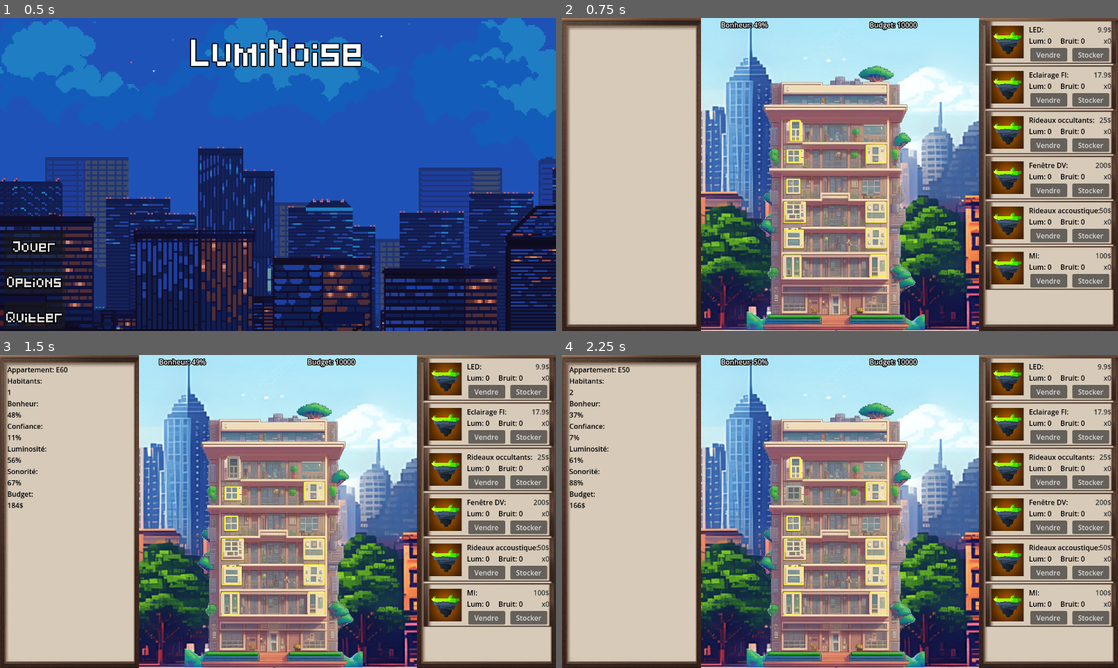
Above: before the commit, frames 1-4 (two rows, left to right).
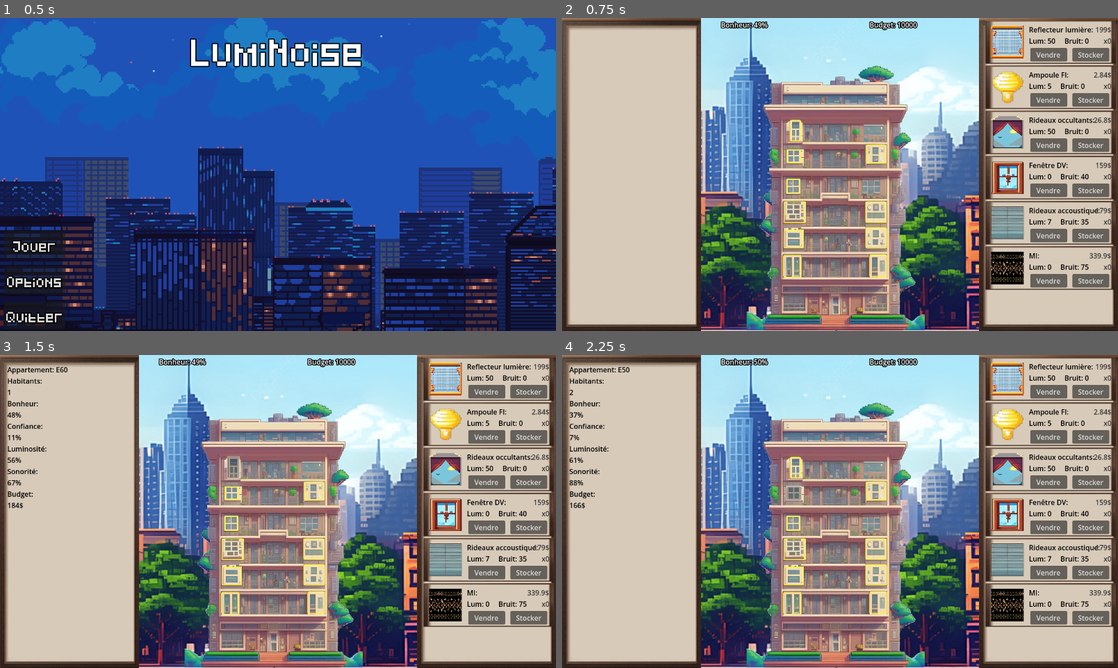
Above: after the commit, the same moments.

Repository: Ranger1986/jeuserieux
Game: Godot game, scene res://Scene/menu.tscn
Same seed, same stepped clock (60 frames per second), same inputs: the game is played once before the commit and once after it.
Inputs (mouse positions are in pixels of both pictures, inside the frame that each line leads up to):
- Up to frame 1 (0.5 s): no input
- Up to frame 2 (0.75 s): click "Jouer" at 0.5 s
- Up to frame 3 (1.5 s): click (233, 467) at 1.25 s
- Up to frame 4 (2.25 s): click (795, 492) at 2 s

Frame 1 is identical in both runs. In frame 2, 4.2% of the frame differs, in the area x 77-99%, y 2-86%; in frame 3, 4.2%; in frame 4, 4.2%.

Commit message:
[feature] lumProt/noiseProt ajouté + v1 gestion luminosité/sonorité + changement placeholder et json

Diff:
--- a/Scripts/start.gd
+++ b/Scripts/start.gd
@@ -52,7 +52,9 @@
 func _on_sell(store_item: StoreItem) -> void:
 	var target = Foyer.get_foyer_cible()
 	if target != null:
-		pass
+		target.luminosite = max(target.luminosite - store_item.item.lumProt, 0) # Update des lumières
+		target.son = max(target.son - store_item.item.noiseProt, 0) # Update des sons
+		target.display_info()
 
 func _on_refresh_display_foyer() -> void:
 	var cible = Foyer.get_foyer_cible()
--- a/Scripts/store_item.gd
+++ b/Scripts/store_item.gd
@@ -1,6 +1,5 @@
 class_name StoreItem
 extends Control
-
 
 var item: Item
 
--- a/items.json
+++ b/items.json
@@ -1,61 +1,61 @@
 [
   {
 	"id": 0,
-	"nom": "LED",
-	"imgPath": "res://Assets/placeholder.jpg",
-	"lumProt": 0,
+	"nom": "Reflecteur lumière",
+	"imgPath": "res://Assets/reflector.png",
+	"lumProt": 50,
 	"noiseProt": 0,
-	"priceStock": 9.90,
+	"priceStock": 199,
 	"stock": 0,
 	"hide": false
   },
   {
 	"id": 1,
-	"nom": "Eclairage FI",
-	"imgPath": "res://Assets/placeholder.jpg",
-	"lumProt": 0,
+	"nom": "Ampoule FI",
+	"imgPath": "res://Assets/ampoule.png",
+	"lumProt": 5,
 	"noiseProt": 0,
-	"priceStock": 17.90,
+	"priceStock": 2.84,
 	"stock": 0,
 	"hide": false
   },
   {
 	"id": 2,
 	"nom": "Rideaux occultants",
-	"imgPath": "res://Assets/placeholder.jpg",
-	"lumProt": 0,
+	"imgPath": "res://Assets/occultant.png",
+	"lumProt": 50,
 	"noiseProt": 0,
-	"priceStock": 25,
+	"priceStock": 26.80,
 	"stock": 0,
 	"hide": false
   },
   {
 	"id": 3,
 	"nom": "Fenêtre DV",
-	"imgPath": "res://Assets/placeholder.jpg",
+	"imgPath": "res://Assets/DV.png",
 	"lumProt": 0,
-	"noiseProt": 0,
-	"priceStock": 200,
+	"noiseProt": 40,
+	"priceStock": 159,
 	"stock": 0,
 	"hide": false
   },
   {
 	"id": 4,
 	"nom": "Rideaux accoustique",
-	"imgPath": "res://Assets/placeholder.jpg",
-	"lumProt": 0,
-	"noiseProt": 0,
-	"priceStock": 50,
+	"imgPath": "res://Assets/acoustic.png",
+	"lumProt": 7,
+	"noiseProt": 35,
+	"priceStock": 179,
 	"stock": 0,
 	"hide": false
   },
   {
 	"id": 5,
 	"nom": "MI",
-	"imgPath": "res://Assets/placeholder.jpg",
+	"imgPath": "res://Assets/mi.png",
 	"lumProt": 0,
-	"noiseProt": 0,
-	"priceStock": 100,
+	"noiseProt": 75,
+	"priceStock": 339.90,
 	"stock": 0,
 	"hide": false
   }
Binary file added: Assets/DV.png
Not shown, changed: Assets/DV.png.import
Binary file added: Assets/acoustic.png
Not shown, added: Assets/acoustic.png.import
Binary file added: Assets/ampoule.png
Not shown, added: Assets/ampoule.png.import
Binary file added: Assets/mi.png
Not shown, added: Assets/mi.png.import
Binary file added: Assets/occultant.png
Not shown, added: Assets/occultant.png.import
Not shown, added: Assets/reflecteur_lumière_init.png.import
Binary file added: Assets/reflector.png
(and 3 more such lines)
